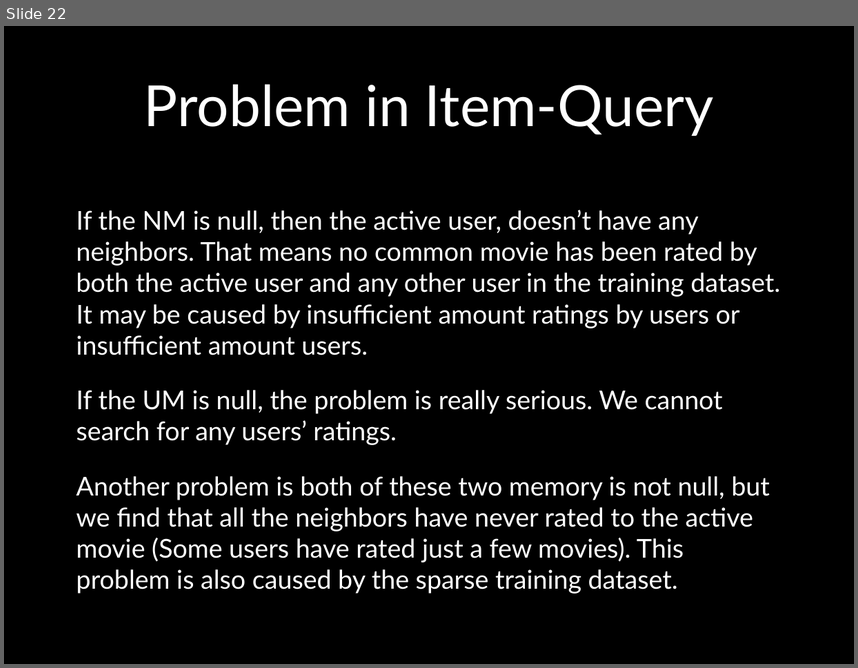
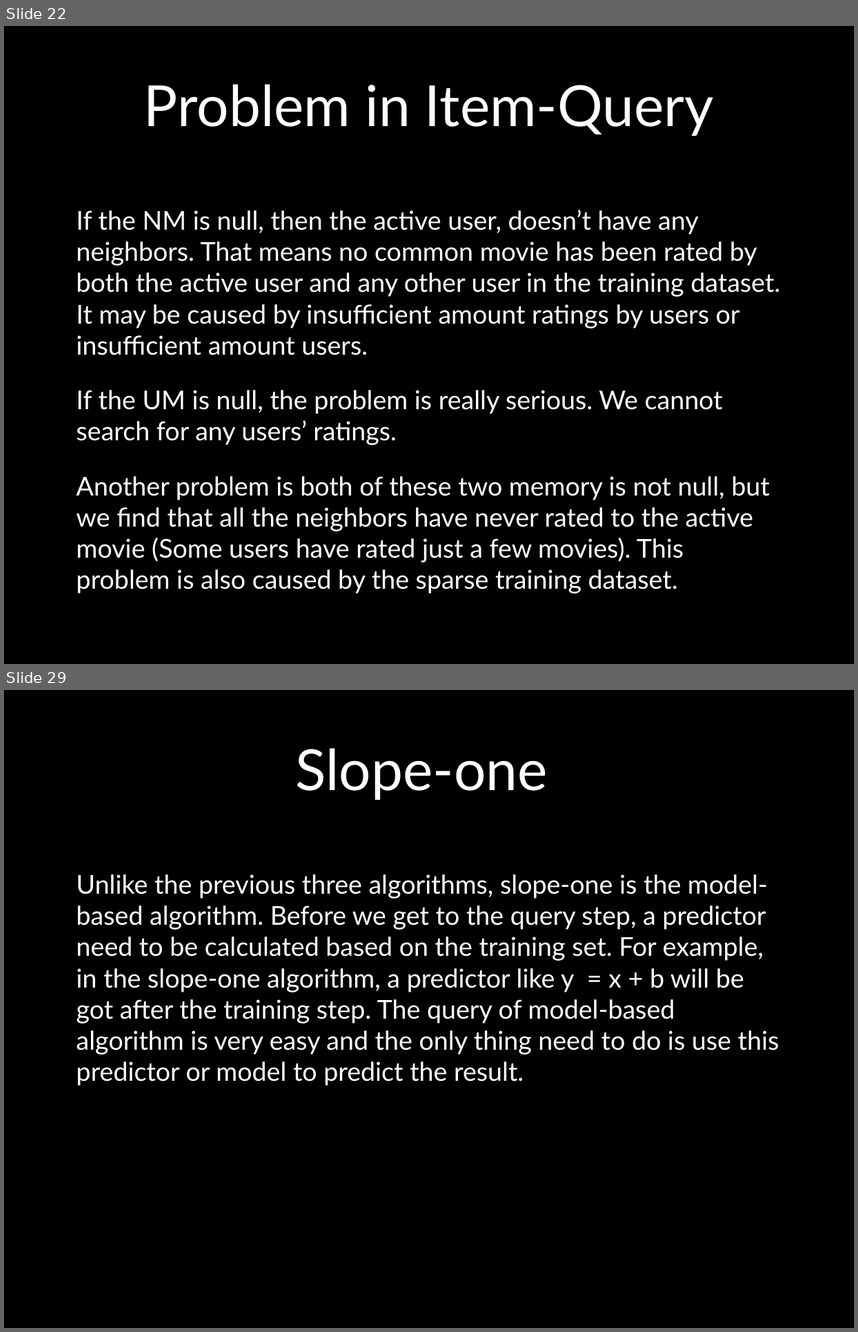
Before and after one commit to UCSBGauchos/MAE-data, a slide deck: Final Presentation.pptx. Shown one above the other, each under a label of ours: slide 22 before the commit, slides 22 and 29 after it; the slides between them are not shown. The pictures are 858x668 and 858x1332 pixels, drawn with LibreOffice and Linux fonts; fonts in the diff are those of the drawing; background and template pictures are left out. Boxes give left, top, right and bottom in pixels: in the first picture for what was removed or moved away, otherwise in the second. Text is boxed around its words. In the diff, an @@ line names an element or a change of style, - is before the commit and + after.

```diff
--- a/Final Presentation.pptx
+++ b/Final Presentation.pptx
@@ slide 29 added at box(4, 690, 854, 1328), background picture (left out) @@
@@ title added at box(296, 748, 548, 800), 48 pt, text #FFFFFF @@
+Slope-one
@@ text added at box(76, 874, 780, 1085), 22 pt, text #FFFFFF @@
+Unlike the previous three algorithms, slope-one is the model-based algorithm. Before we get to the query step, a predictor need to be calculated based on the training set. For example, in the slope-one algorithm, a predictor like y = x + b will be got after the training step. The query of model-based algorithm is very easy and the only thing need to do is use this predictor or model to predict the result.
```
Also in this commit, not shown: 2 slides changed, 8 other slides added.
